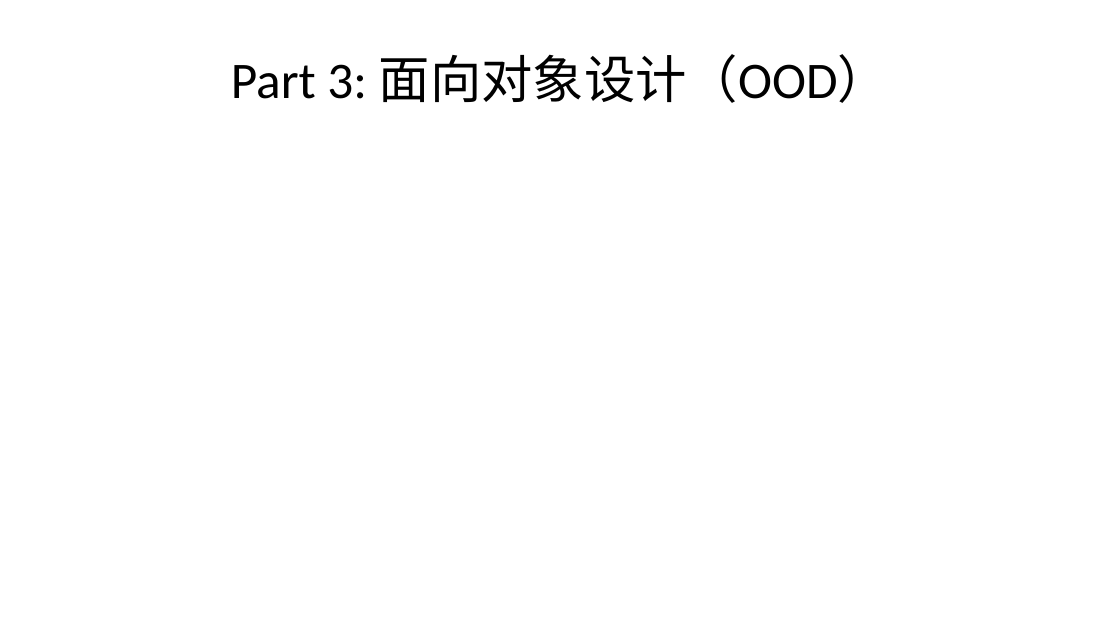
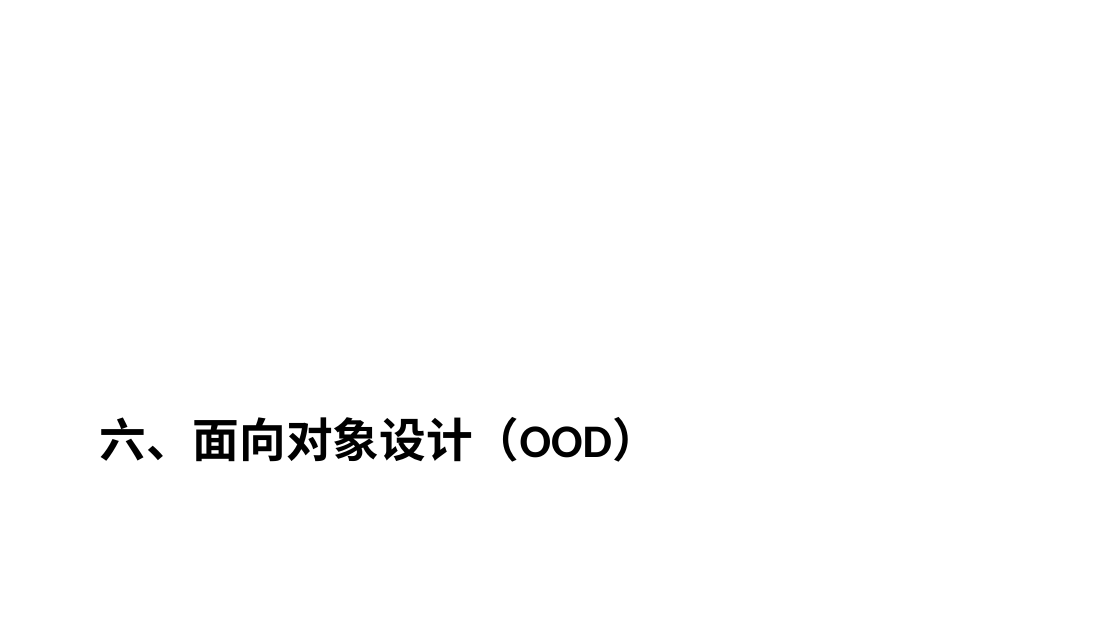
Before and after one commit to yinglichina8848/sqlrustgo, a slide deck: slide 39 of docs/教学计划/PPT/第3讲-面向对象分析设计与实现.pptx (slide 13 before the commit). Drawn at 1120x630 pixels with LibreOffice and Linux fonts; fonts in the diff are those of the drawing. Boxes give left, top, right and bottom in pixels: in the first picture for what was removed or moved away, otherwise in the second. Text is boxed around its words. In the diff, an @@ line names an element or a change of style, - is before the commit and + after.

```diff
--- a/docs/教学计划/PPT/第3讲-面向对象分析设计与实现.pptx
+++ b/docs/教学计划/PPT/第3讲-面向对象分析设计与实现.pptx
@@ title "六、面向对象设计（OOD）" at <box>100,417,659,462</box>: vertical alignment middle to top @@
@@ title at <box>100,417,659,462</box>: text changed; size 33 to 30 pt; bold on @@
-Part 3: 面向对象设计（OOD）
+六、面向对象设计（OOD）
```
Also in this commit, not shown: 17 other slides changed, 34 slides added, 13 slides removed.
